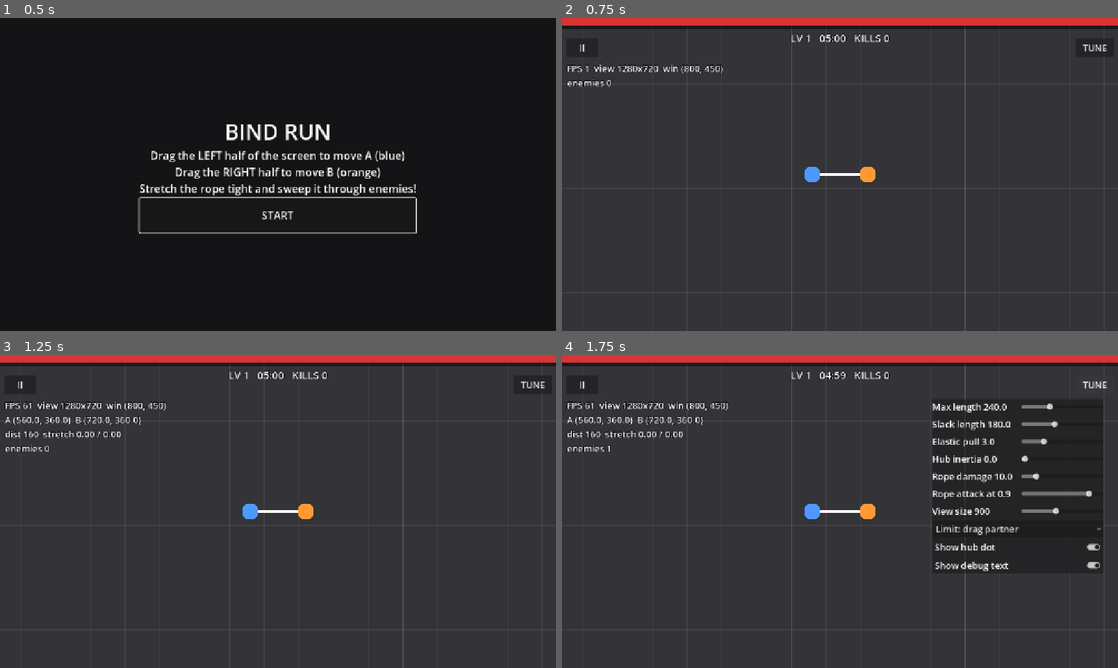
Above: before the commit, frames 1-4 (two rows, left to right).
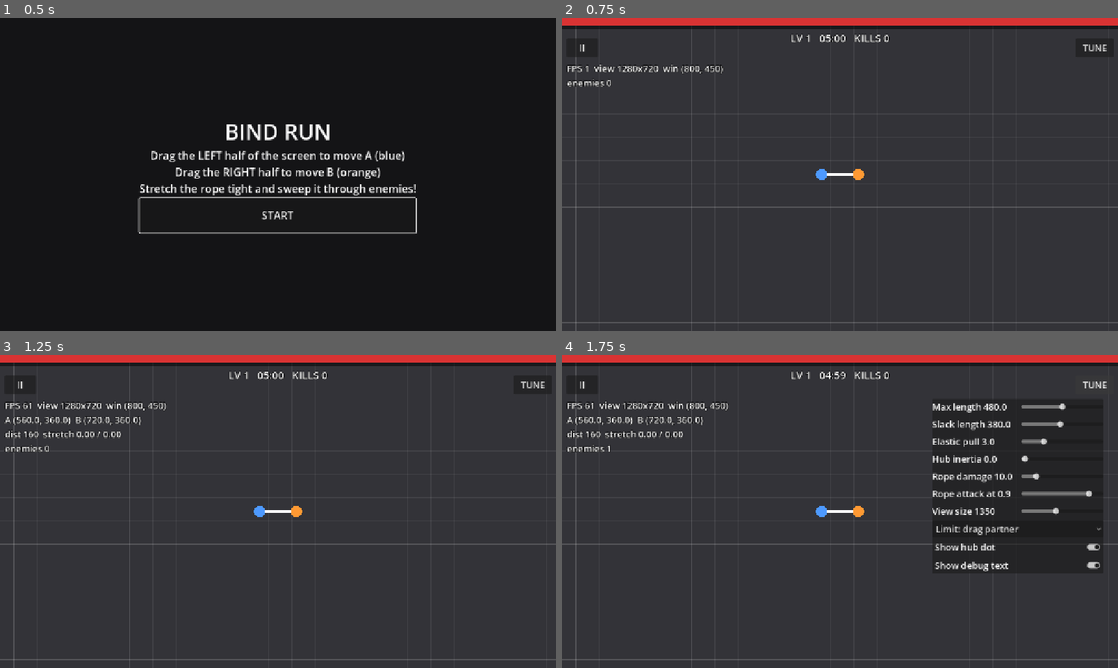
Above: after the commit, the same moments.

Repository: suutukuru/bind-run
Game: Godot game, scene res://scenes/title/title.tscn
Two runs of this game, one before a commit and one after it. Both use one fixed random seed, a clock stepped at 60 frames per second and the inputs below.
Inputs:
- Up to frame 1 (0.5 s): no input
- Up to frame 2 (0.75 s): click "START" at 0.5 s
- Up to frame 3 (1.25 s): no input
- Up to frame 4 (1.75 s): click "TUNE" at 1.25 s

Frame 1 is identical in both runs. In frame 2, 1.9% of the frame differs, in the area x 0-100%, y 3-100%; in frame 3, 1.9%; in frame 4, 1.8%.

Commit message:
移動速度を 320、紐を 2 倍、視界を 1.5 倍にする
Co-Authored-By: Claude Sonnet 5.5 <noreply@anthropic.com>
Claude-Session: https://claude.ai/code/session_01FmuN5U8N5hun1pocAD6Yrf

Diff:
--- a/data/rope/default_rope_config.tres
+++ b/data/rope/default_rope_config.tres
@@ -4,8 +4,8 @@
 
 [resource]
 script = ExtResource("1_config")
-max_radius = 240.0
-natural_radius = 180.0
+max_radius = 480.0
+natural_radius = 380.0
 limit_mode = 0
 stiffness = 3.0
 hub_follow_rate = 0.0
--- a/scenes/camera/follow_camera.gd
+++ b/scenes/camera/follow_camera.gd
@@ -6,7 +6,7 @@
 
 @export var rope_path: NodePath
 ## 画面の短辺に映すワールド座標の長さ（px）
-@export var view_short_side: float = 900.0
+@export var view_short_side: float = 1350.0
 
 var _rope: Rope
 
--- a/scenes/characters/character.gd
+++ b/scenes/characters/character.gd
@@ -7,7 +7,7 @@
 const RADIUS: float = 24.0
 
 ## 最大移動速度（px/秒）
-@export var move_speed: float = 220.0
+@export var move_speed: float = 320.0
 ## A と B を見分けるための色
 @export var body_color: Color = Color.WHITE:
 	set(value):
--- a/scenes/debug/tuning_panel.gd
+++ b/scenes/debug/tuning_panel.gd
@@ -10,8 +10,8 @@
 
 ## [プロパティ名, 表示名, 最小, 最大, 刻み]
 const SLIDERS: Array = [
-	["max_radius", "Max length", 60.0, 600.0, 5.0],
-	["natural_radius", "Slack length", 0.0, 450.0, 5.0],
+	["max_radius", "Max length", 60.0, 900.0, 5.0],
+	["natural_radius", "Slack length", 0.0, 800.0, 5.0],
 	["stiffness", "Elastic pull", 0.0, 12.0, 0.5],
 	["hub_follow_rate", "Hub inertia", 0.0, 20.0, 0.5],
 	["attack_damage", "Rope damage", 1.0, 60.0, 1.0],
@@ -103,8 +103,8 @@
 		_view_label = Label.new()
 		view_row.add_child(_view_label)
 		_view_slider = HSlider.new()
-		_view_slider.min_value = 400.0
-		_view_slider.max_value = 1600.0
+		_view_slider.min_value = 600.0
+		_view_slider.max_value = 2400.0
 		_view_slider.step = 50.0
 		_view_slider.value = _camera.view_short_side
 		_view_slider.size_flags_horizontal = Control.SIZE_EXPAND_FILL
--- a/scripts/rope/rope_config.gd
+++ b/scripts/rope/rope_config.gd
@@ -11,9 +11,9 @@
 const BLOCK: int = 1
 
 ## 各キャラとハブの最大距離。2 人のとき、A〜B の最大距離はこの 2 倍
-@export var max_radius: float = 240.0
+@export var max_radius: float = 480.0
 ## これより短い間は「たるみ」（引き戻しなし・伸び率 0）
-@export var natural_radius: float = 180.0
+@export var natural_radius: float = 380.0
 @export_enum("Drag", "Block") var limit_mode: int = DRAG
 ## 自然長を超えた分を引き戻す強さ（1/秒）。0 で引き戻しなし
 @export var stiffness: float = 3.0
--- a/tests/test_combat.gd
+++ b/tests/test_combat.gd
@@ -167,10 +167,10 @@
 	var b: Character = main.get_node("CharacterB") as Character
 	rope.config.stiffness = 0.0
 	a.global_position = Vector2(0, 0)
-	b.global_position = Vector2(600, 0)
-	rope.hub = Vector2(300, 0)
-	var on_rope: Enemy = _spawn(main, Vector2(150, 0))
-	var off_rope: Enemy = _spawn(main, Vector2(150, 200))
+	b.global_position = Vector2(1200, 0)
+	rope.hub = Vector2(600, 0)
+	var on_rope: Enemy = _spawn(main, Vector2(300, 0))
+	var off_rope: Enemy = _spawn(main, Vector2(300, 200))
 	rope.step()
 	check_true(rope.stretch_ratios[0] >= rope.config.attack_threshold, "taut")
 	attack.step(0.016)
--- a/tests/test_progression.gd
+++ b/tests/test_progression.gd
@@ -44,7 +44,7 @@
 	check_near(state.max_hp, 120.0, "max hp")
 	check_near(state.hp, 120.0, "healed by the gained amount")
 	var shared: RopeConfig = load("res://data/rope/default_rope_config.tres") as RopeConfig
-	check_near(shared.max_radius, 240.0, "the shared .tres is untouched")
+	check_near(shared.max_radius, 480.0, "the shared .tres is untouched")
 	_free_main(main)
 
 
--- a/tests/test_rope.gd
+++ b/tests/test_rope.gd
@@ -32,13 +32,13 @@
 	var b: Character = main.get_node("CharacterB") as Character
 	rope.config.stiffness = 0.0  # 弾性なしの純粋な最大長の拘束を確かめる
 	a.global_position = Vector2(0, 0)
-	b.global_position = Vector2(600, 0)
+	b.global_position = Vector2(1200, 0)
 	rope.step()
 	var limit: float = rope.config.max_radius * 2.0
 	check_near(a.global_position.distance_to(b.global_position), limit, "distance", MAX_DISTANCE_TOLERANCE)
-	check_vec_near(rope.hub, Vector2(300, 0), "hub stays at the midpoint")
-	check_vec_near(a.global_position, Vector2(60, 0), "A")
-	check_vec_near(b.global_position, Vector2(540, 0), "B")
+	check_vec_near(rope.hub, Vector2(600, 0), "hub stays at the midpoint")
+	check_vec_near(a.global_position, Vector2(120, 0), "A")
+	check_vec_near(b.global_position, Vector2(1080, 0), "B")
 	check_near(rope.stretch_ratios[0], 1.0, "fully stretched")
 	_free_main(main)
 
@@ -90,7 +90,7 @@
 		var b: Character = main.get_node("CharacterB") as Character
 		rope.show_hub = visible_hub
 		a.global_position = Vector2(0, 0)
-		b.global_position = Vector2(600, 0)
+		b.global_position = Vector2(1200, 0)
 		rope.step()
 		results.append(a.global_position)
 		results.append(b.global_position)
@@ -162,11 +162,11 @@
 	var b: Character = main.get_node("CharacterB") as Character
 	rope.config.stiffness = 3.0
 	a.global_position = Vector2(0, 0)
-	b.global_position = Vector2(460, 0)  # 各自ハブ(230)から 230 離れている → 自然長 180 を超え、最大長 240 以内
-	rope.hub = Vector2(230, 0)
+	b.global_position = Vector2(900, 0)  # 各自ハブ(450)から 450 離れている → 自然長 380 を超え、最大長 480 以内
+	rope.hub = Vector2(450, 0)
 	rope.step()
 	check_true(a.global_position.x > 0.0, "A moved toward the hub")
-	check_true(b.global_position.x < 460.0, "B moved toward the hub")
+	check_true(b.global_position.x < 900.0, "B moved toward the hub")
 	_free_main(main)
 
 
Not shown, changed: docs/planning/changelog.md
Not shown, changed: docs/testing/owner-checklist.md
